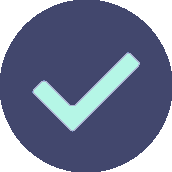
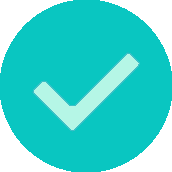
Comparing the layer stacks of the two 172x172 images. Changes:
painted on "Layer 1" over <box>0,0,172,172</box>
